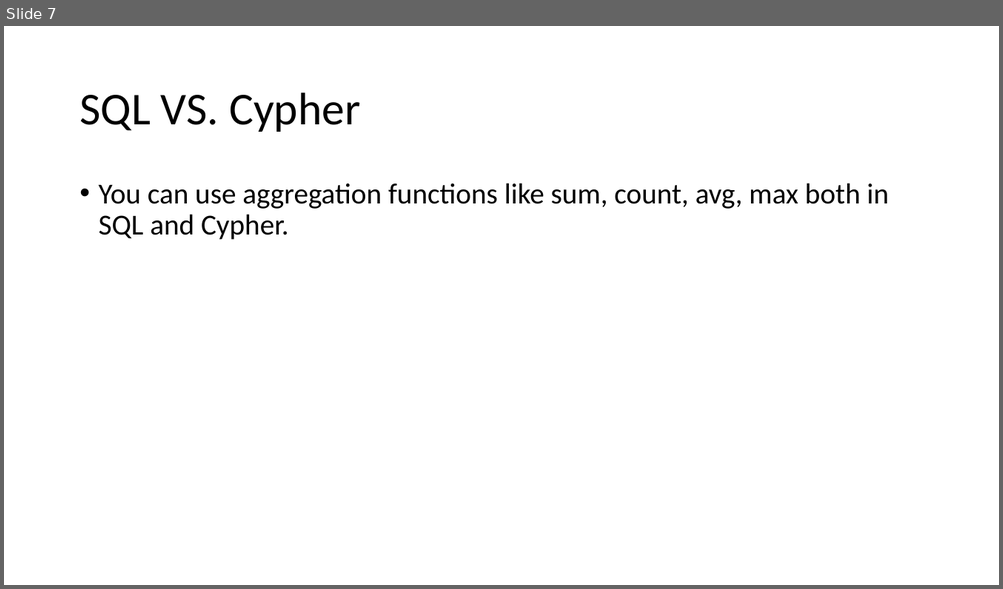
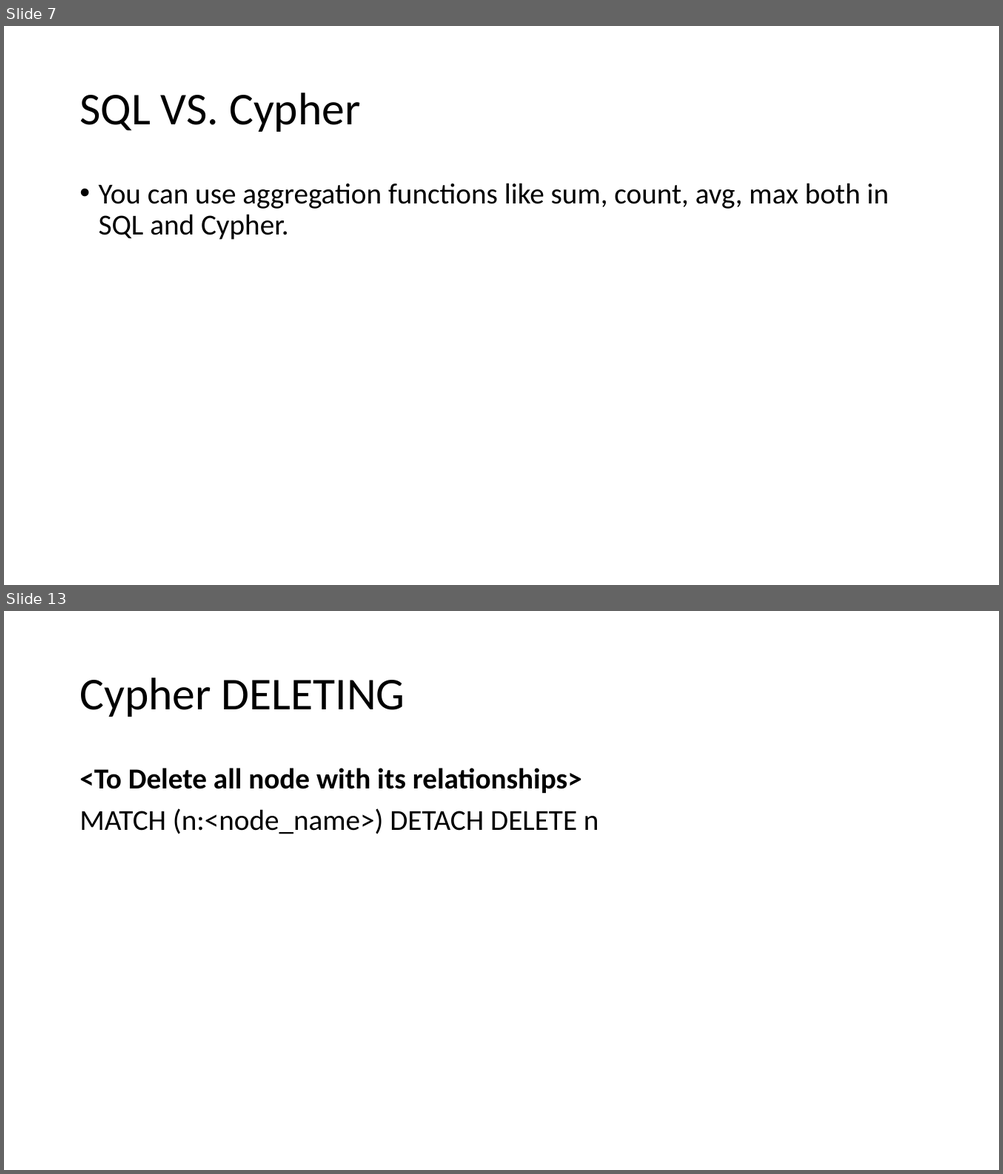
Before and after one commit to folowpig/neo4j-javascript, a slide deck: neo4j note.pptx. Shown one above the other, each under a label of ours: slide 7 before the commit, slides 7 and 13 after it; the slides between them are not shown. The pictures are 1003x589 and 1003x1174 pixels, drawn with LibreOffice and Linux fonts; fonts in the diff are those of the drawing. Boxes give left, top, right and bottom in pixels: in the first picture for what was removed or moved away, otherwise in the second. Text is boxed around its words. In the diff, an @@ line names an element or a change of style, - is before the commit and + after.

```diff
--- a/neo4j note.pptx
+++ b/neo4j note.pptx
@@ slide 13 added at bbox=[4, 611, 999, 1170], background #FFFFFF @@
@@ title added at bbox=[79, 678, 405, 717], 44 pt, text #000000 @@
+Cypher DELETING
@@ text added at bbox=[79, 768, 599, 834], 28 pt, text #000000, bold @@
+<To Delete all node with its relationships>
+MATCH (n:<node_name>) DETACH DELETE n
```
Also in this commit, not shown: 6 other slides added, 1 other file.
